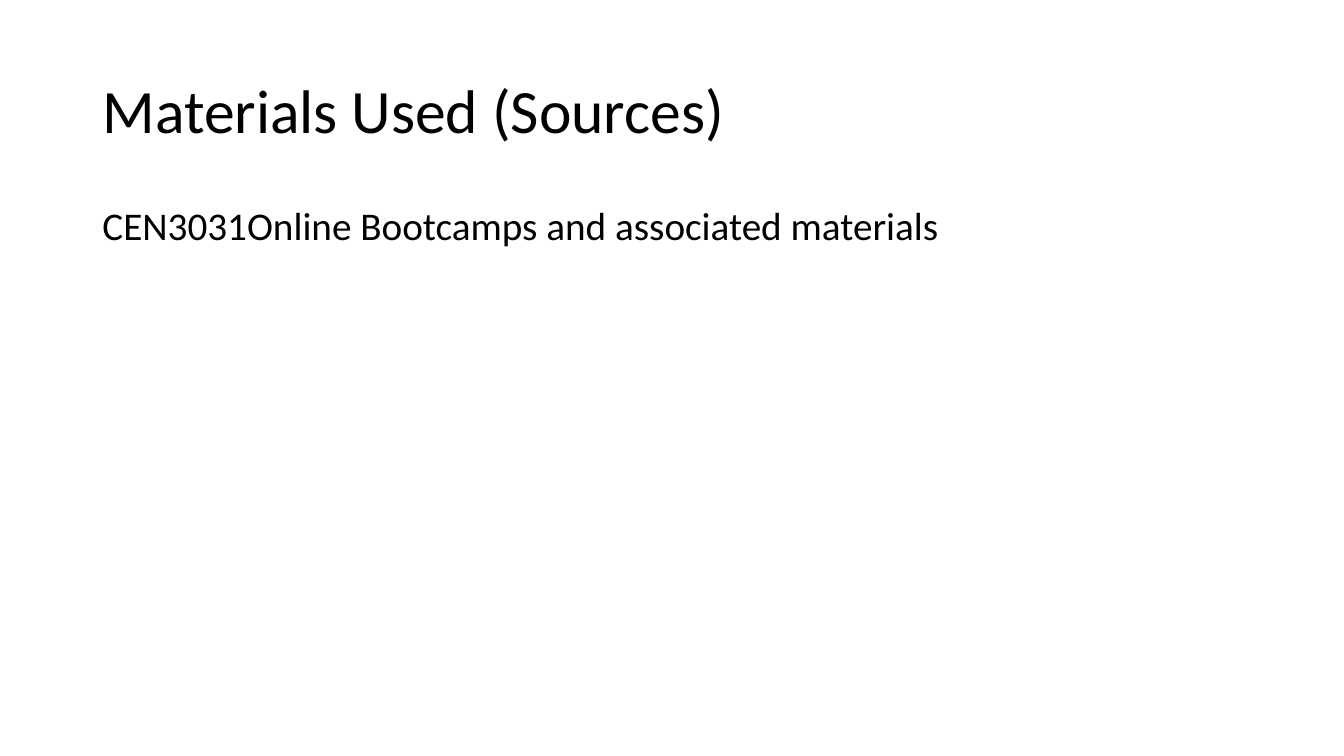
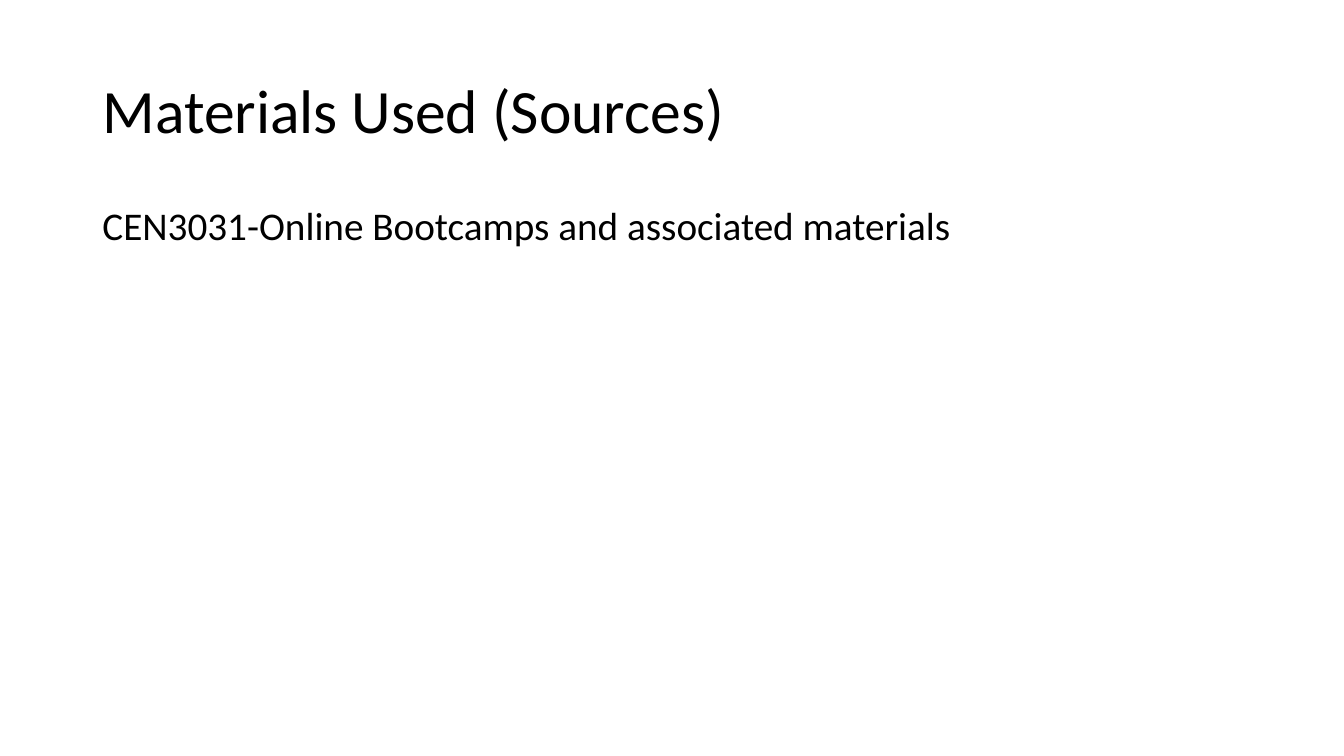
Before and after one commit to audiblePi/career-finder, a slide deck: slide 14 of docs/sprint1Presentation.pptx. Drawn at 1344x756 pixels with LibreOffice and Linux fonts; fonts in the diff are those of the drawing. Boxes give left, top, right and bottom in pixels: in the first picture for what was removed or moved away, otherwise in the second. Text is boxed around its words. In the diff, an @@ line names an element or a change of style, - is before the commit and + after.

Commit message:
Final version of presentation used in demo.

```diff
--- a/docs/sprint1Presentation.pptx
+++ b/docs/sprint1Presentation.pptx
@@ text at [102, 212, 951, 247]: text changed @@
-CEN3031Online Bootcamps and associated materials
+CEN3031-Online Bootcamps and associated materials
```
Also in this commit, not shown: 1 other slide changed.
